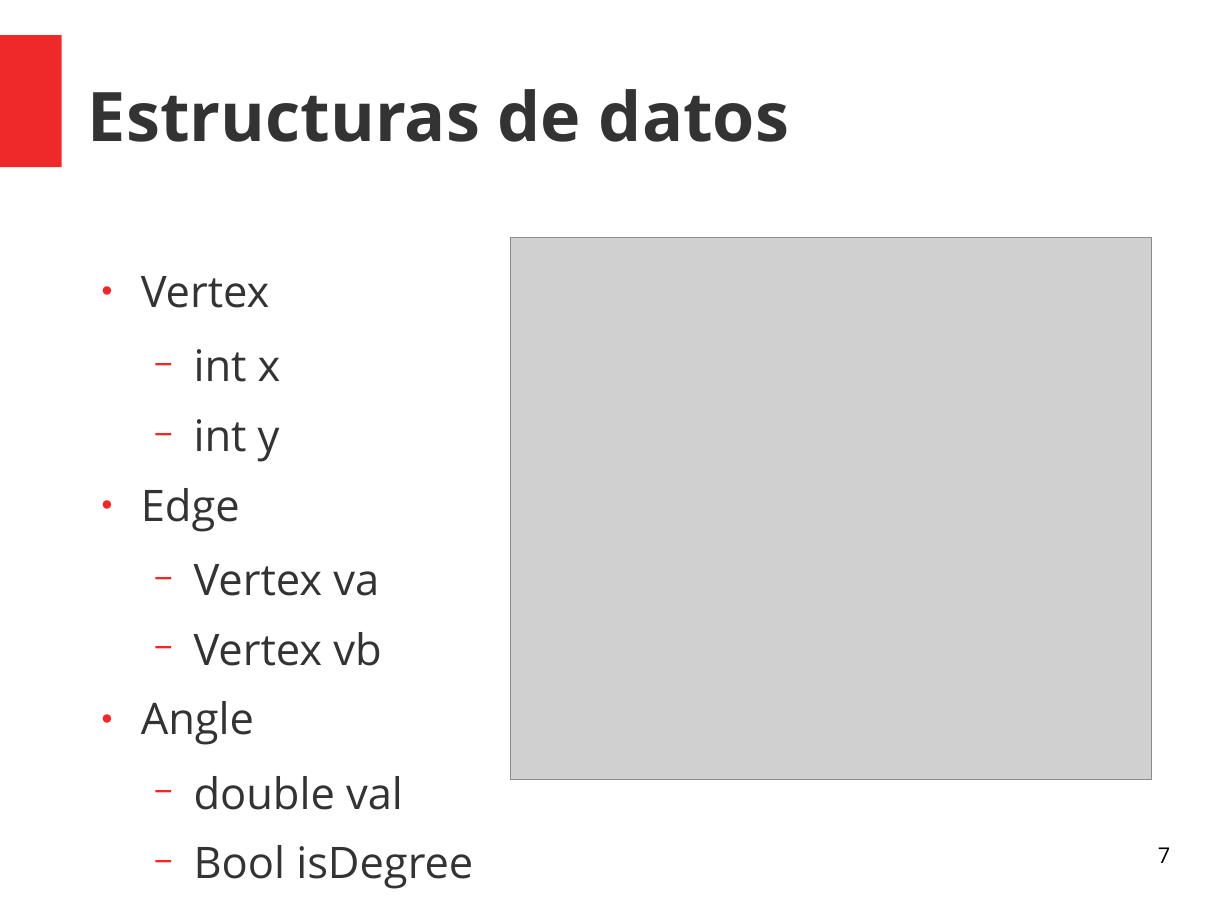
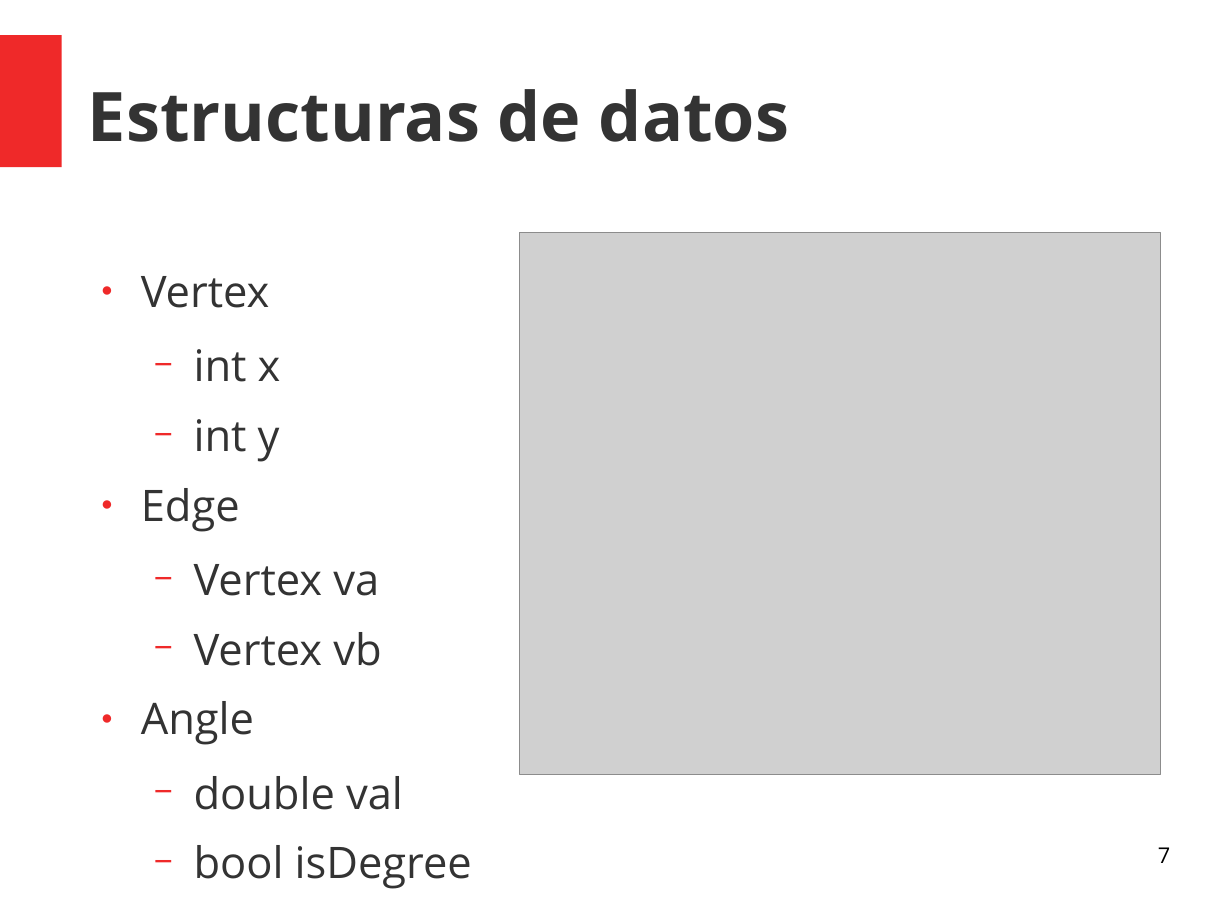
Before and after one commit to KaiLuQiu/LeppDelaunay, a slide deck: slide 7 of Presentación/Presentacion Final Tarea 2.odp. Drawn at 1232x924 pixels with LibreOffice and Linux fonts; fonts in the diff are those of the drawing; grey boxes stand for pictures. Boxes give left, top, right and bottom in pixels: in the first picture for what was removed or moved away, otherwise in the second. Text is boxed around its words. In the diff, an @@ line names an element or a change of style, - is before the commit and + after.

```diff
--- a/Presentación/Presentacion Final Tarea 2.odp
+++ b/Presentación/Presentacion Final Tarea 2.odp
@@ picture: place and size @@
-picture at bbox=[511, 238, 1153, 780]
+picture at bbox=[520, 233, 1162, 775]
@@ text at bbox=[194, 845, 472, 889]: text changed @@
-  − Bool isDegree
+  − bool isDegree
```
Also in this commit, not shown: 5 other slides changed, 16 slides added, 1 slide removed, 3 other files.
